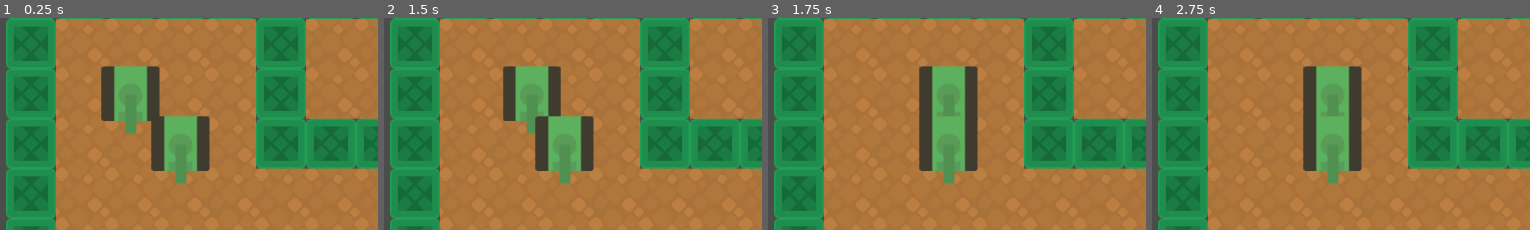
Above: before the commit, frames 1-4 (left to right).
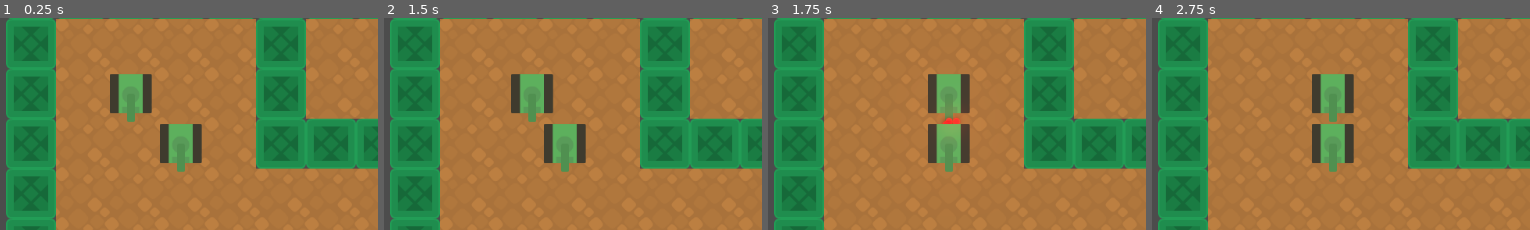
Above: after the commit, the same moments.

Repository: lendroit/tanktank
Game: Godot game, scene res://World.tscn
Same seed, same stepped clock (60 frames per second), same inputs: the game is played once before the commit and once after it.
Inputs:
- Up to frame 1 (0.25 s): no input
- Up to frame 2 (1.5 s): tap Enter (end_turn_p1) at 0.5 s; hold Right (rotate_right_p1) 0.53-1.28 s; hold Enter (end_turn_p1) 0.53-1.28 s; tap Space (shoot_p1) at 1.25 s; hold Down (move_backward_p1) from 1.28 s (still down); tap E (end_turn_p2) at 1.35 s
- Up to frame 3 (1.75 s): keep holding Down (move_backward_p1)
- Up to frame 4 (2.75 s): release Down (move_backward_p1) at 2.03 s; hold Right (rotate_right_p1) from 2.03 s (still down); hold S (move_backward_p2) from 2.03 s (still down)
The pictures show only the part of the screen within x 0-50%, y 13-63%; the shares and areas given below are measured in that part.

The runs differ from the first frame. In frame 1, 5.2% of the frame differs, in the area x 26-56%, y 22-79%; in frame 2, 5.0%; in frame 3, 5.0%; in frame 4, 4.8%.

Commit message:
make tanks a little smaller

Diff:
--- a/Player.tscn
+++ b/Player.tscn
@@ -12,10 +12,12 @@
 script = ExtResource( 1 )
 
 [node name="Sprite" type="Sprite" parent="."]
+scale = Vector2( 0.727874, 0.727874 )
 texture = ExtResource( 2 )
 
 [node name="barrelGreen" type="Sprite" parent="."]
-position = Vector2( -0.0746307, 25.9617 )
+position = Vector2( 0, 18.3543 )
+scale = Vector2( 0.722, 0.722 )
 texture = ExtResource( 3 )
 
 [node name="CollisionShape2D" type="CollisionShape2D" parent="."]
@@ -27,6 +29,6 @@
 [node name="Tween" type="Tween" parent="."]
 
 [node name="Laser" parent="." instance=ExtResource( 4 )]
-position = Vector2( -1.52588e-05, 50.4535 )
+position = Vector2( -1.52588e-05, 35.0959 )
 rotation = 3.14159
 [connection signal="tween_all_completed" from="Tween" to="." method="_on_Tween_tween_all_completed"]
